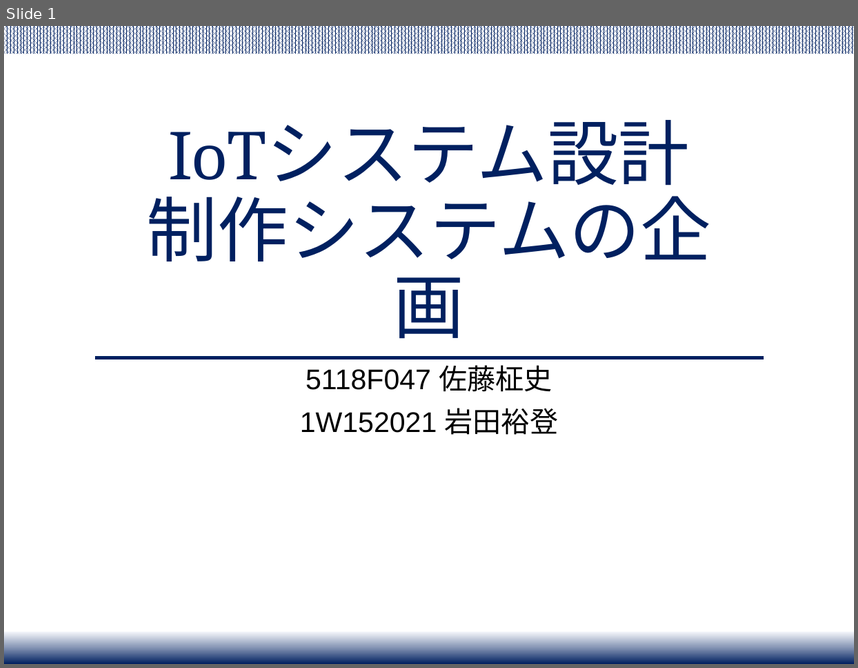
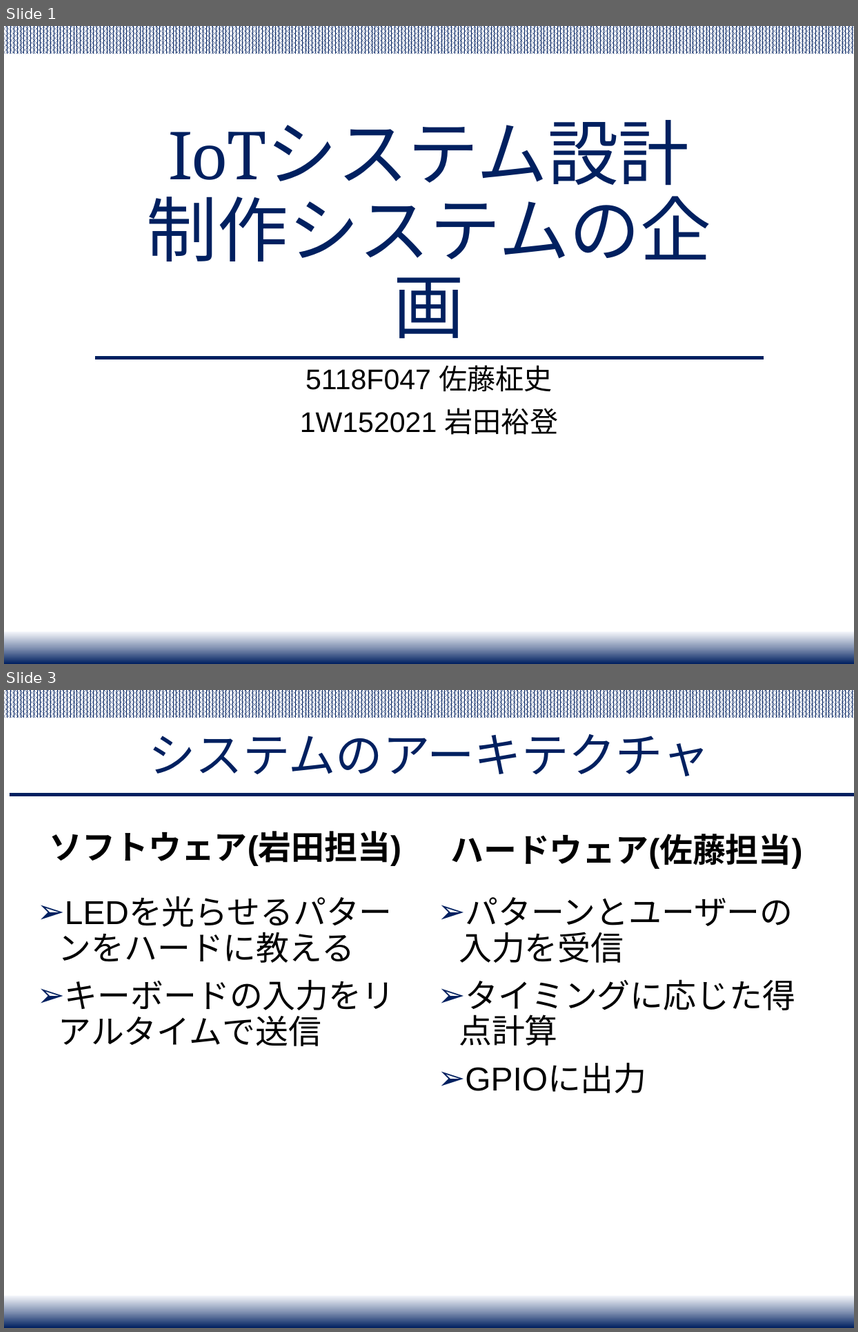
Before and after one commit to Yuchan4342/iot-system-project, a slide deck: presentation/IoT_project_presentation.pptx. Shown one above the other, each under a label of ours: slide 1 before the commit, slides 1 and 3 after it; the slides between them are not shown. The pictures are 858x668 and 858x1332 pixels, drawn with LibreOffice and Linux fonts; fonts in the diff are those of the drawing. Boxes give left, top, right and bottom in pixels: in the first picture for what was removed or moved away, otherwise in the second. Text is boxed around its words. In the diff, an @@ line names an element or a change of style, - is before the commit and + after.

```diff
--- a/presentation/IoT_project_presentation.pptx
+++ b/presentation/IoT_project_presentation.pptx
@@ slide 3 added at (4, 690, 854, 1328), background #FFFFFF; not listed: 2 template elements that a slide beside it also shows @@
@@ title added at (148, 734, 710, 776), 40 pt, text #002060 @@
+システムのアーキテクチャ
@@ line added from (9, 795) to (854, 795), #002060 3 pt @@
@@ text added at (50, 831, 401, 866), 28 pt, text #000000, bold @@
+ソフトウェア(岩田担当)
@@ text added at (450, 834, 802, 869), 28 pt, text #000000, bold @@
+ハードウェア(佐藤担当)
@@ text added at (459, 897, 795, 1093), 28 pt, text #000000 @@
+➢ パターンとユーザーの入力を受信
+➢ タイミングに応じた得点計算
+➢ GPIOに出力
@@ text added at (59, 980, 395, 1046), 28 pt, text #000000 @@
+➢ LEDを光らせるパターンをハードに教える
+➢ キーボードの入力をリアルタイムで送信
```
Also in this commit, not shown: 3 slides changed, 1 other slide added, 2 slides removed, 2 other files.
